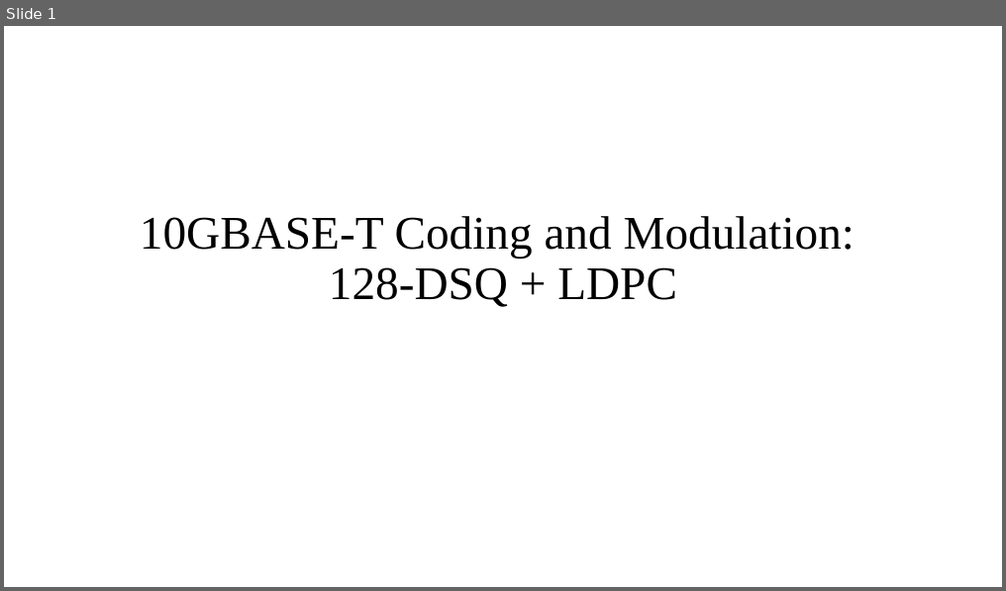
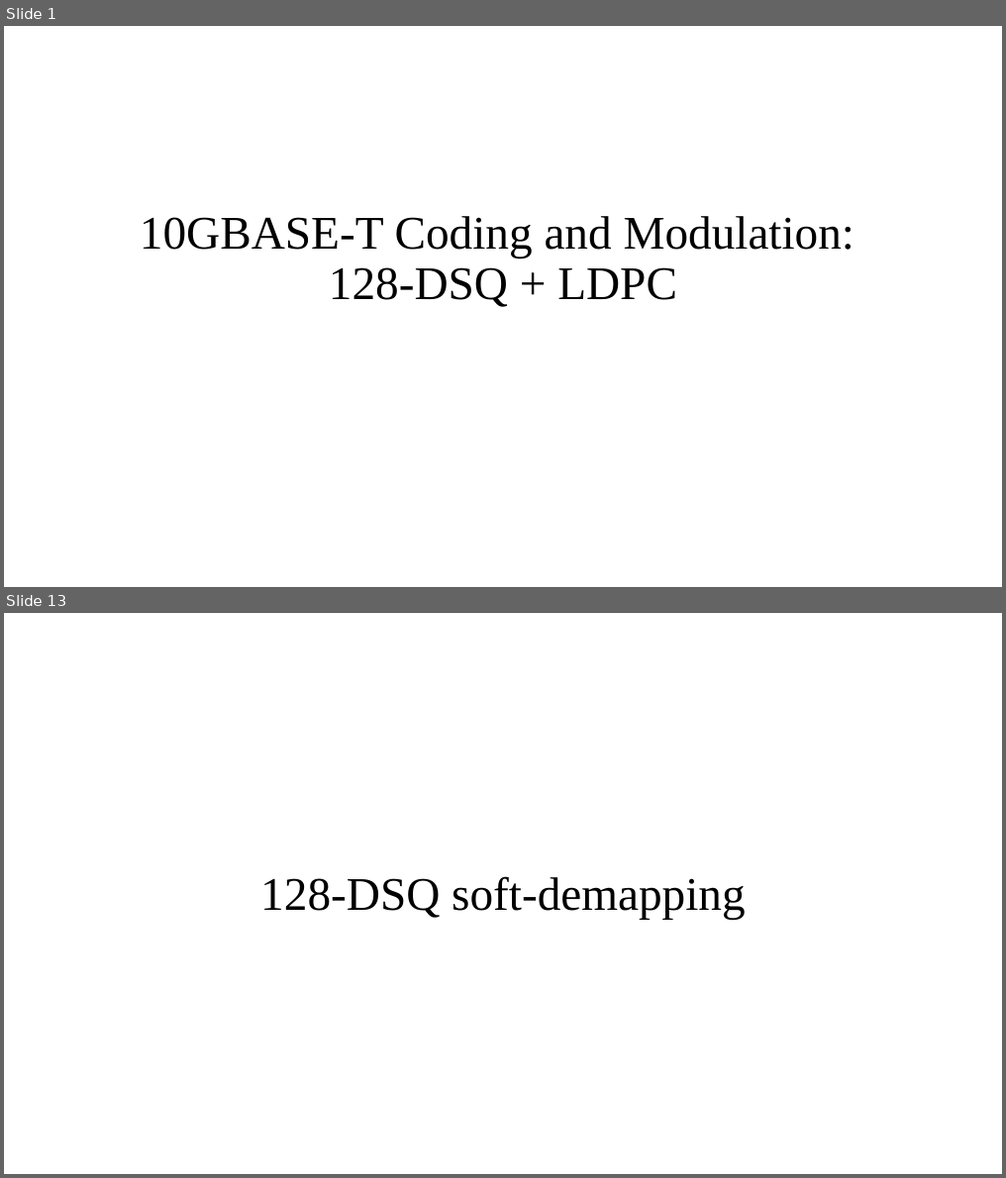
Before and after one commit to Freddy0406/128DSQ, a slide deck: 10GBASE-T Coding and Modulation.pptx. Shown one above the other, each under a label of ours: slide 1 before the commit, slides 1 and 13 after it; the slides between them are not shown. The pictures are 1006x591 and 1006x1178 pixels, drawn with LibreOffice and Linux fonts; fonts in the diff are those of the drawing. Boxes give left, top, right and bottom in pixels: in the first picture for what was removed or moved away, otherwise in the second. Text is boxed around its words. In the diff, an @@ line names an element or a change of style, - is before the commit and + after.

```diff
--- a/10GBASE-T Coding and Modulation.pptx
+++ b/10GBASE-T Coding and Modulation.pptx
@@ slide 13 added at box(4, 613, 1002, 1174), background #FFFFFF @@
@@ title added at box(260, 876, 745, 919), 45 pt, text #000000 @@
+128-DSQ soft-demapping
```
Also in this commit, not shown: 2 slides changed, 13 other slides added, 6 other files.
